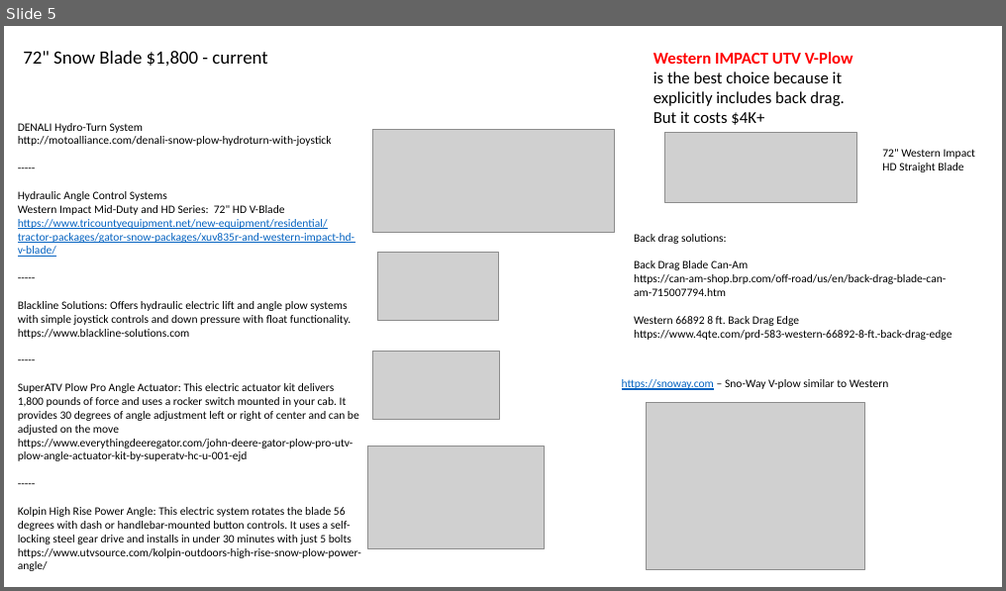
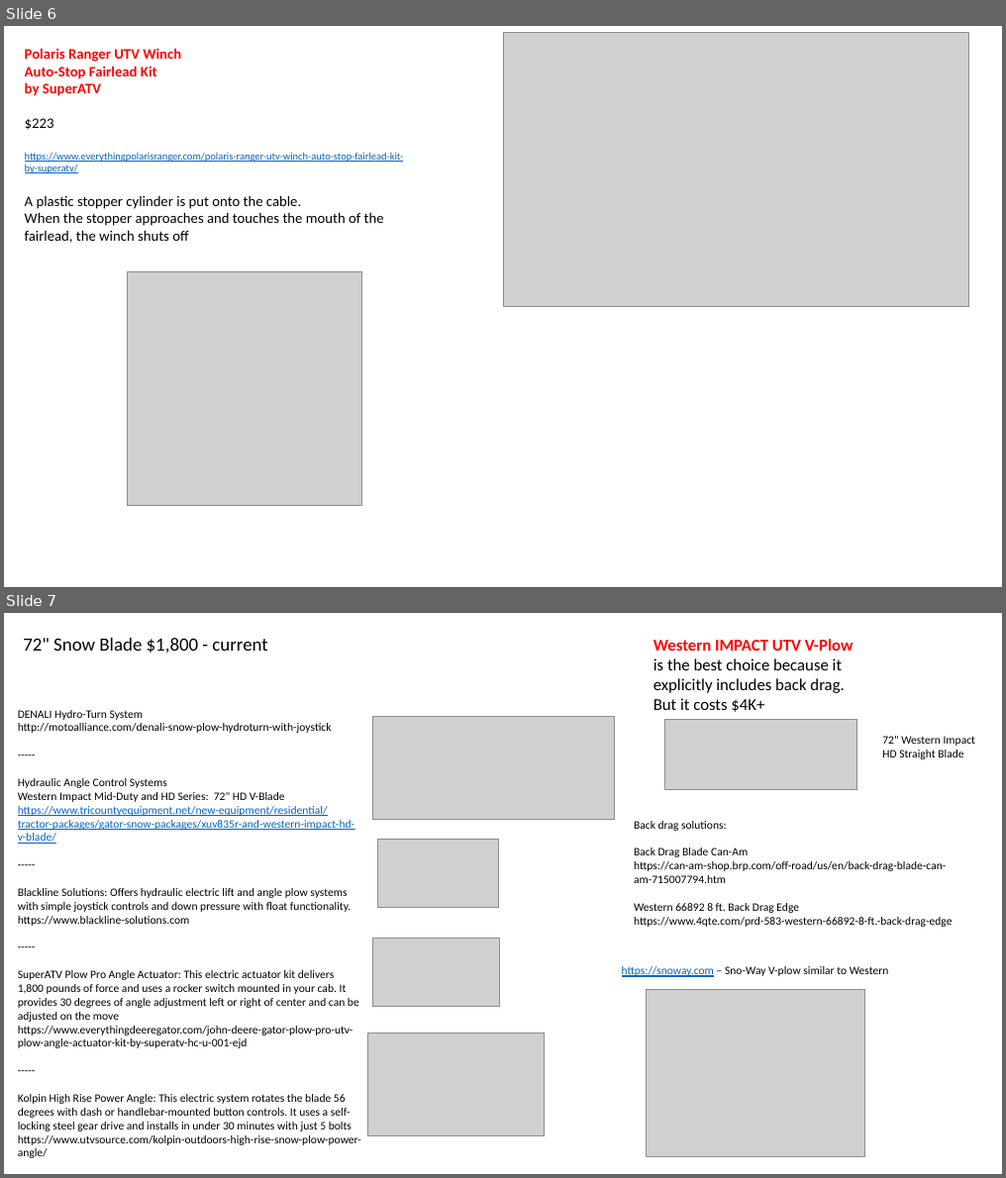
Before and after one commit to lselector/misc_farm, a slide deck: snow_plow_blower.pptx. Shown one above the other, each under a label of ours: slide 5 before the commit, slides 6 and 7 after it. The pictures are 1006x591 and 1006x1178 pixels, drawn with LibreOffice and Linux fonts; fonts in the diff are those of the drawing; grey boxes stand for pictures. Boxes give left, top, right and bottom in pixels: in the first picture for what was removed or moved away, otherwise in the second. Text is boxed around its words. In the diff, an @@ line names an element or a change of style, - is before the commit and + after.

```diff
--- a/snow_plow_blower.pptx
+++ b/snow_plow_blower.pptx
@@ slide 6 added at (x1=4, y1=26, x2=1002, y2=587), background #FFFFFF @@
@@ text added at (x1=25, y1=48, x2=404, y2=243), 14 pt, text #000000 @@
+Polaris Ranger UTV Winch
+Auto-Stop Fairlead Kit
+by SuperATV
+$223
+https://www.everythingpolarisranger.com/polaris-ranger-utv-winch-auto-stop-fairlead-kit-by-superatv/
+A plastic stopper cylinder is put onto the cable.
+When the stopper approaches and touches the mouth of the fairlead, the winch shuts off
@@ picture added at (x1=503, y1=32, x2=969, y2=307) @@
@@ picture added at (x1=128, y1=272, x2=361, y2=505) @@
@@ what was slide 5 is now slide 7 @@
```
Also in this commit, not shown: 1 other slide added, 1 other file.
